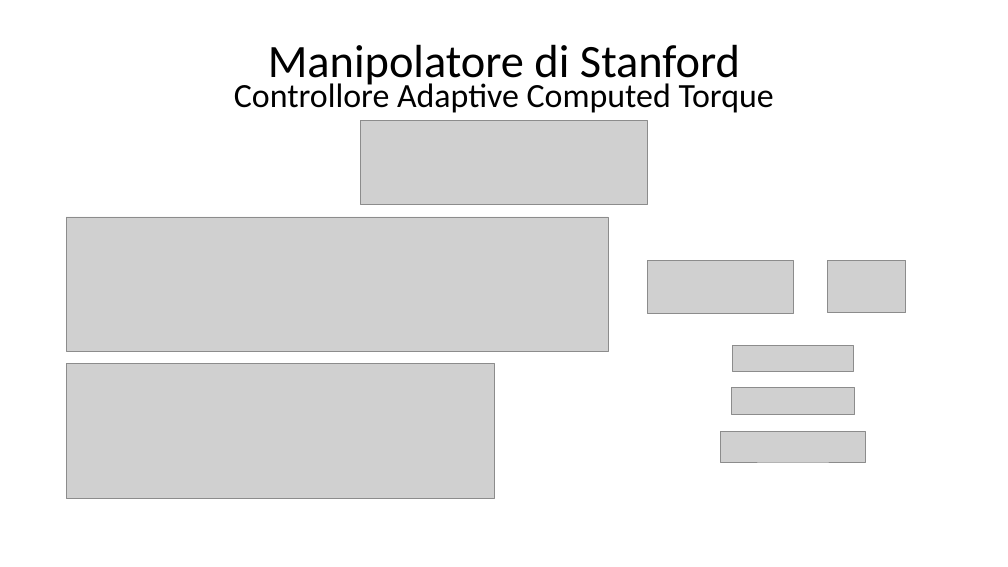
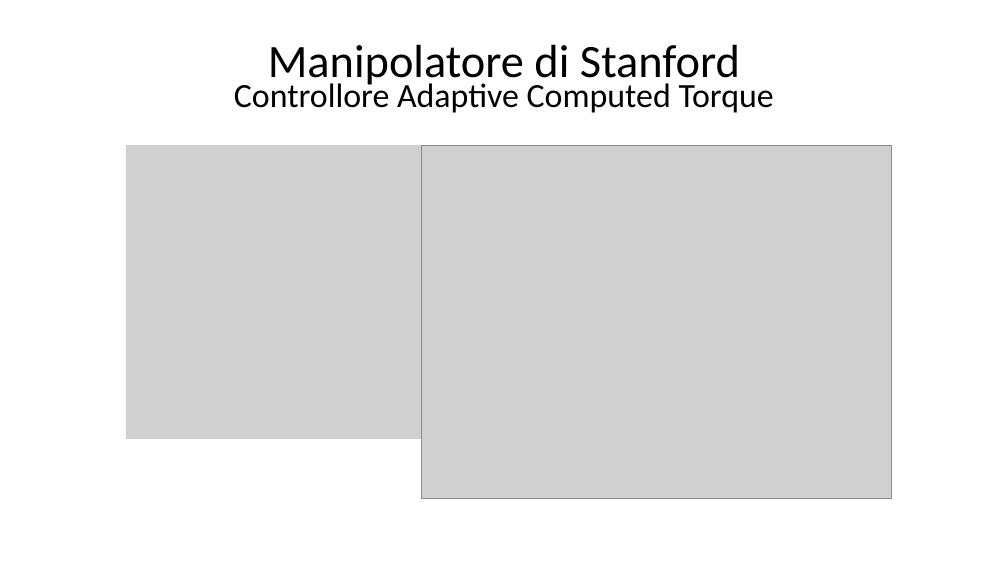
Before and after one commit to giga487/BicchiGas, a slide deck: slide 14 of Relazione/Presentazione.pptx (slide 12 before the commit). Drawn at 1008x567 pixels with LibreOffice and Linux fonts; fonts in the diff are those of the drawing; grey boxes stand for pictures. Boxes give left, top, right and bottom in pixels: in the first picture for what was removed or moved away, otherwise in the second. Text is boxed around its words. In the diff, an @@ line names an element or a change of style, - is before the commit and + after.

```diff
--- a/Relazione/Presentazione.pptx
+++ b/Relazione/Presentazione.pptx
@@ picture added at (x1=126, y1=145, x2=421, y2=439) @@
@@ picture removed at (x1=361, y1=121, x2=647, y2=205) @@
@@ picture added at (x1=421, y1=145, x2=892, y2=498) @@
@@ picture removed at (x1=66, y1=217, x2=608, y2=352) @@
@@ picture removed at (x1=647, y1=260, x2=793, y2=314) @@
@@ picture removed at (x1=827, y1=260, x2=906, y2=312) @@
@@ picture removed at (x1=733, y1=346, x2=854, y2=371) @@
@@ picture removed at (x1=66, y1=364, x2=495, y2=499) @@
@@ picture removed at (x1=732, y1=388, x2=854, y2=415) @@
@@ picture removed at (x1=721, y1=432, x2=866, y2=462) @@
```
Also in this commit, not shown: 5 other slides changed, 3 slides added, 47 other files.
